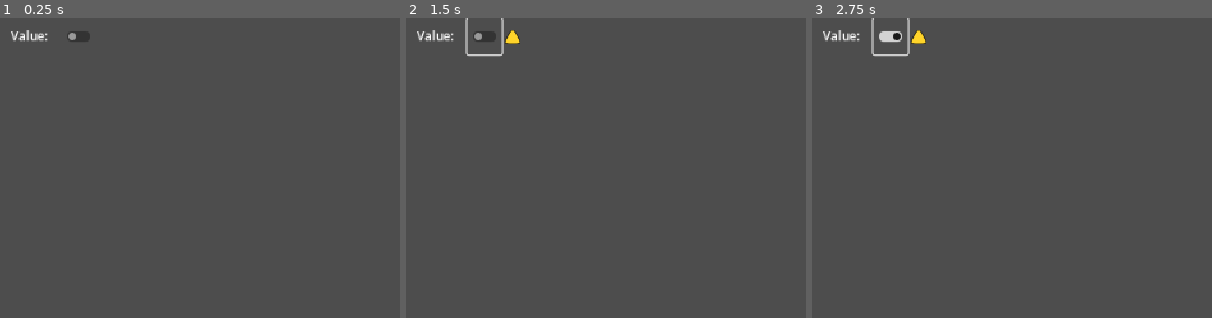
Above: before the commit, frames 1-3 (left to right).
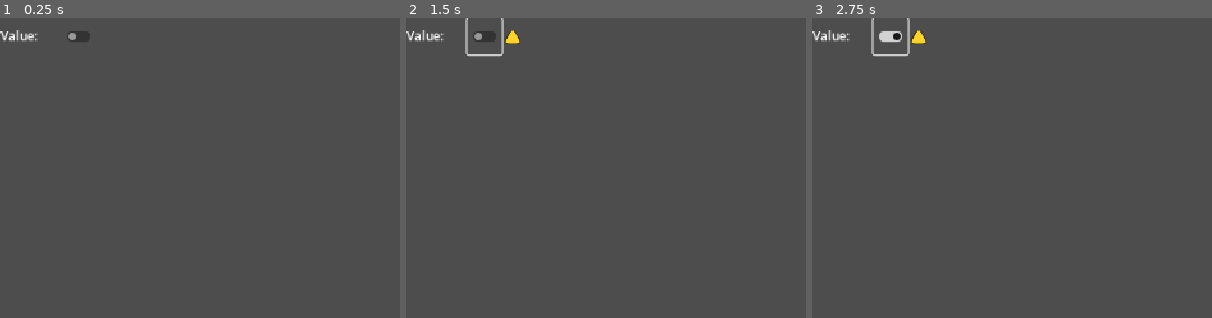
Above: after the commit, the same moments.

Repository: RajwolChapagain/Genetic-Flappy-Bird
Game: Godot game, scene res://scenes/check_button_option.tscn
The game is run twice, just before and just after one commit, with the same random seed, the same clock (stepped at 60 frames per second) and the same inputs. This scene is started directly instead of the project's main scene.
Inputs (mouse positions are % of the whole screen's width and height, from its top left):
- Up to frame 1 (0.25 s): no input
- Up to frame 2 (1.5 s): click (10, 3) at 0.5 s; click (10, 3) at 1.25 s
- Up to frame 3 (2.75 s): click (10, 3) at 2 s
The pictures show only the part of the screen within x 0-50%, y 0-50%; the shares and areas given below are measured in that part.

The runs differ from the first frame. In frame 1, 0.2% of the frame differs, in the area x 0-12%, y 4-8%; in frame 2, 0.2%; in frame 3, 0.2%.

Commit message:
Fix alignment and typo

Diff:
--- a/scenes/check_button_option.tscn
+++ b/scenes/check_button_option.tscn
@@ -22,7 +22,6 @@
 size_flags_horizontal = 3
 size_flags_vertical = 1
 text = "Value:"
-horizontal_alignment = 1
 vertical_alignment = 1
 
 [node name="CheckButton" type="CheckButton" parent="HBoxContainer"]
--- a/scenes/menu_option.tscn
+++ b/scenes/menu_option.tscn
@@ -24,7 +24,6 @@
 size_flags_horizontal = 3
 size_flags_vertical = 1
 text = "Value:"
-horizontal_alignment = 1
 vertical_alignment = 1
 
 [node name="MenuButton" type="MenuButton" parent="HBoxContainer"]
--- a/scenes/range_input_option.tscn
+++ b/scenes/range_input_option.tscn
@@ -24,7 +24,6 @@
 size_flags_horizontal = 3
 size_flags_vertical = 1
 text = "Value:"
-horizontal_alignment = 1
 vertical_alignment = 1
 
 [node name="HSlider" type="HSlider" parent="HBoxContainer"]
